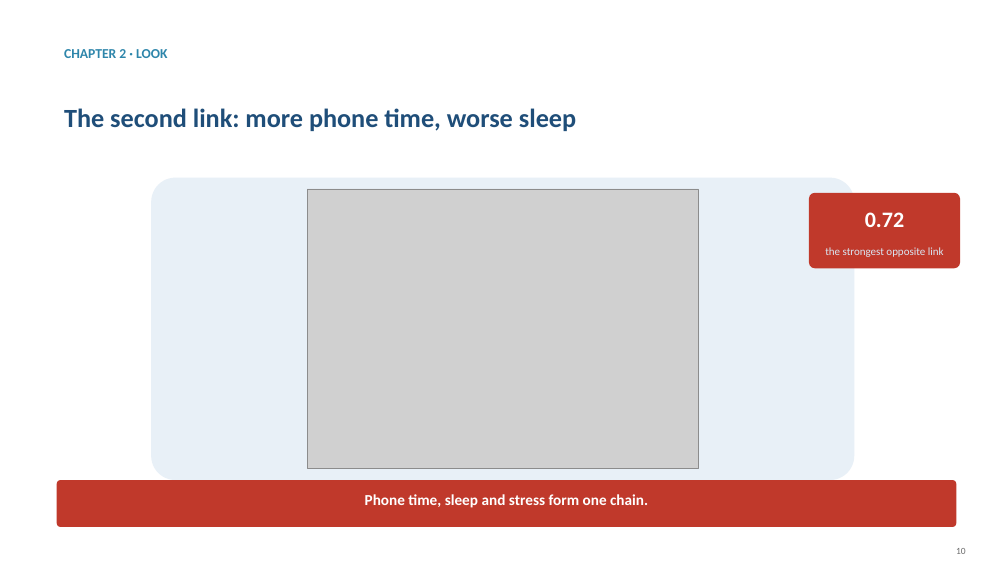
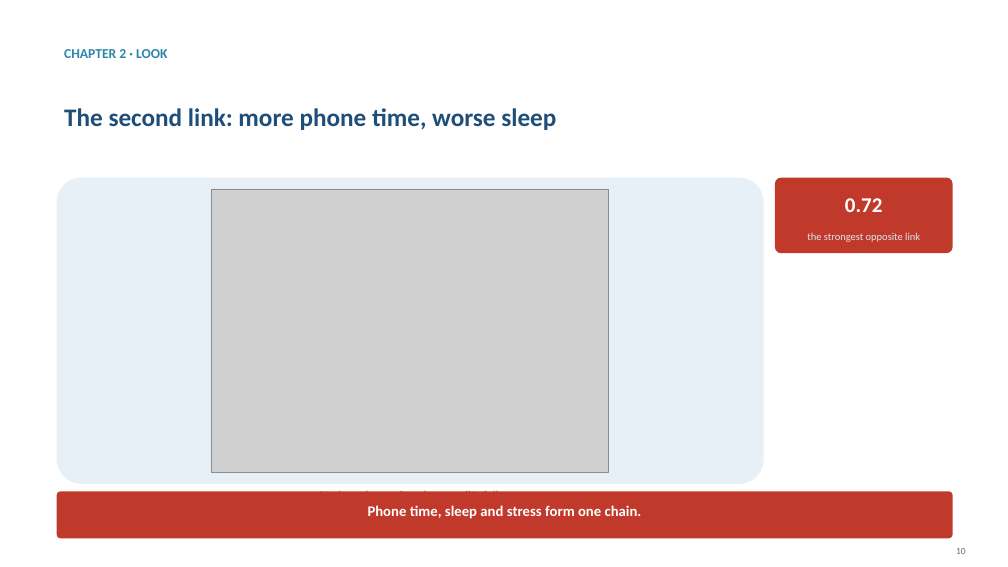
Before and after one commit to jaismine19/social-media-stress-analysis, a slide deck: slide 10 of presentation/Social_Media_Stress_Presentation.pptx. Drawn at 1008x567 pixels with LibreOffice and Linux fonts; fonts in the diff are those of the drawing; grey boxes stand for pictures. Boxes give left, top, right and bottom in pixels: in the first picture for what was removed or moved away, otherwise in the second. Text is boxed around its words. In the diff, an @@ line names an element or a change of style, - is before the commit and + after.

Commit message:
Enforce strict layout grid: identical margins, panel sizes, chip positions and takeaway bars on every slide

```diff
--- a/presentation/Social_Media_Stress_Presentation.pptx
+++ b/presentation/Social_Media_Stress_Presentation.pptx
@@ text "The second link: more phone ..." at [64,108,556,130]: size 25 to 24 pt @@
@@ rounded rectangle: place and size @@
-rounded rectangle at [151,178,854,480]
+rounded rectangle at [57,178,764,484]
@@ rounded rectangle: place and size @@
-rounded rectangle at [809,193,960,268]
+rounded rectangle at [775,178,953,253]
@@ picture: place and size @@
-picture at [307,189,699,469]
+picture at [212,189,609,473]
@@ text "0.72": place and size @@
-text "0.72" at [865,212,904,227]
+text "0.72" at [845,198,883,212]
@@ text "0.72" at [845,198,883,212]: size 21 to 20 pt @@
@@ text "the strongest opposite link": place and size @@
-text "the strongest opposite link" at [825,247,944,257]
+text "the strongest opposite link" at [807,232,920,242]
@@ text "the strongest opposite link" at [807,232,920,242]: size 10.5 to 10 pt @@
@@ text "As phone hours rise, sleep ...": place and size @@
-text "As phone hours rise, sleep ..." at [410,494,595,499]
+text "As phone hours rise, sleep ..." at [317,489,503,492]
@@ rounded rectangle: place and size @@
-rounded rectangle at [57,480,957,527]
+rounded rectangle at [57,492,953,538]
@@ text "Phone time, sleep and stress ...": place and size @@
-text "Phone time, sleep and stress ..." at [365,494,648,508]
+text "Phone time, sleep and stress ..." at [368,505,642,519]
@@ text "Phone time, sleep and stress ..." at [368,505,642,519]: size 14.5 to 14 pt @@
```
Also in this commit, not shown: 18 other slides changed.
